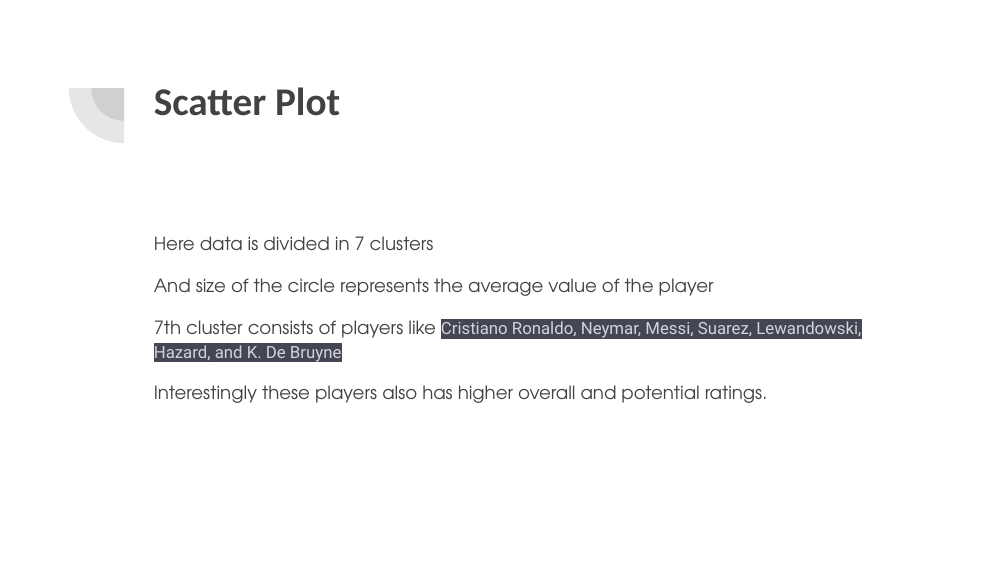
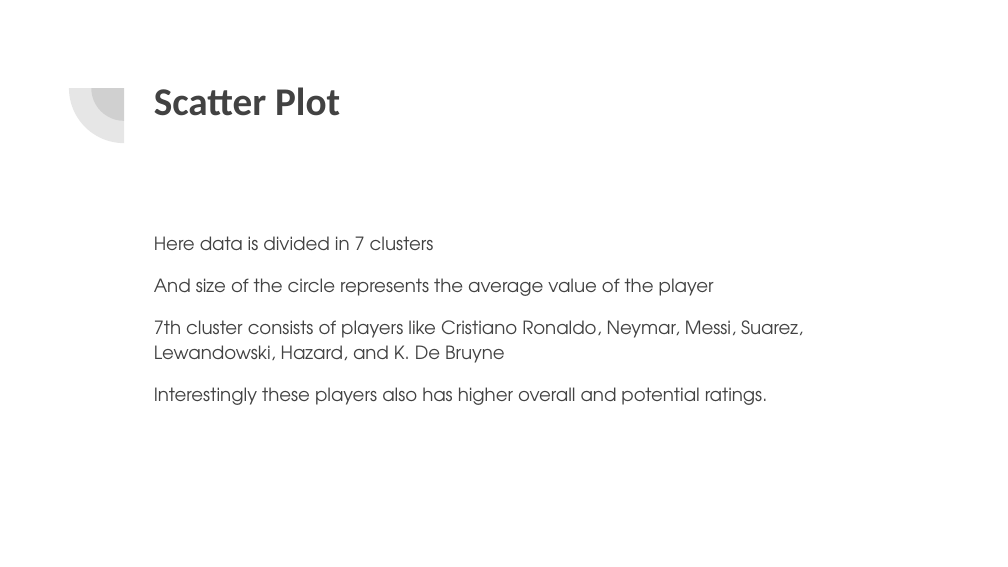
Before and after one commit to MillanAir/Final-Project-Tableau, a slide deck: slide 9 of Data/Data Visualizations and Dashboard with Tableau.pptx (slide 6 before the commit). Drawn at 1008x567 pixels with LibreOffice and Linux fonts; fonts in the diff are those of the drawing. Boxes give left, top, right and bottom in pixels: in the first picture for what was removed or moved away, otherwise in the second. Text is boxed around its words. In the diff, an @@ line names an element or a change of style, - is before the commit and + after.

```diff
--- a/Data/Data Visualizations and Dashboard with Tableau.pptx
+++ b/Data/Data Visualizations and Dashboard with Tableau.pptx
@@ text at (154, 320, 803, 363): size 12 to 13 pt, font Roboto to TeX Gyre Adventor, text colour #D1D5DB to #424242, highlight #444654 to none in "Cristiano Ronaldo, Neymar, Messi, Suarez, Lewandowski, Hazar ..." @@
```
Also in this commit, not shown: 3 other slides changed, 8 slides added, 1 other file.
